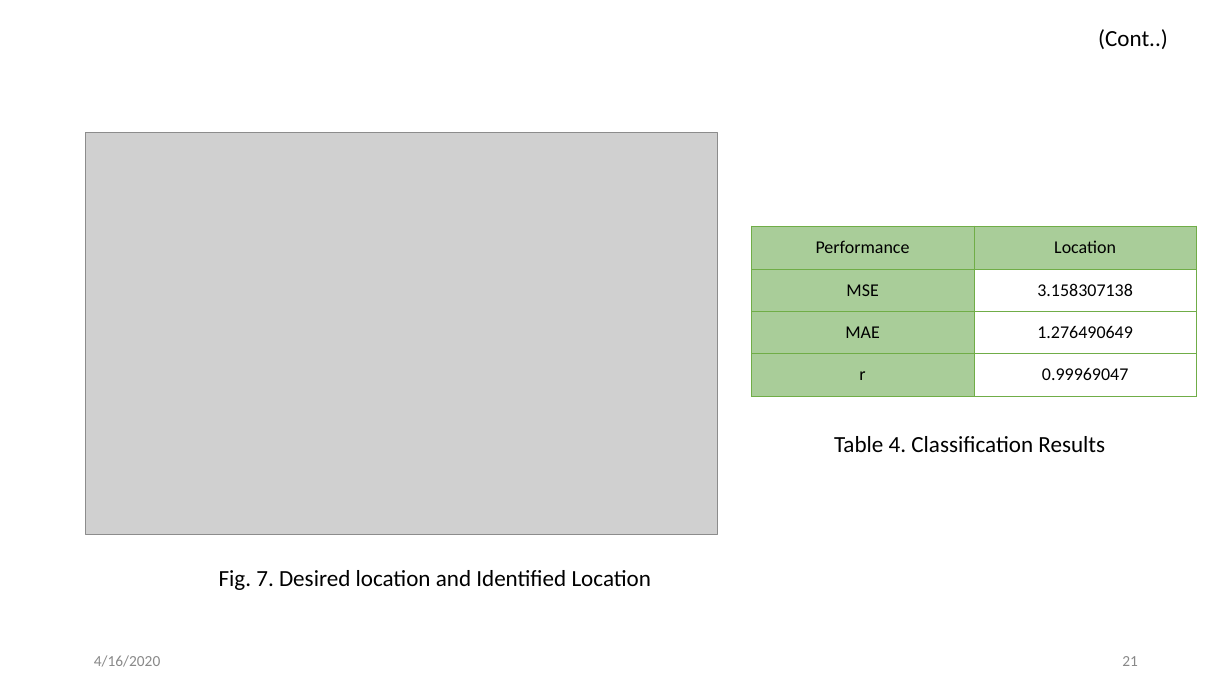
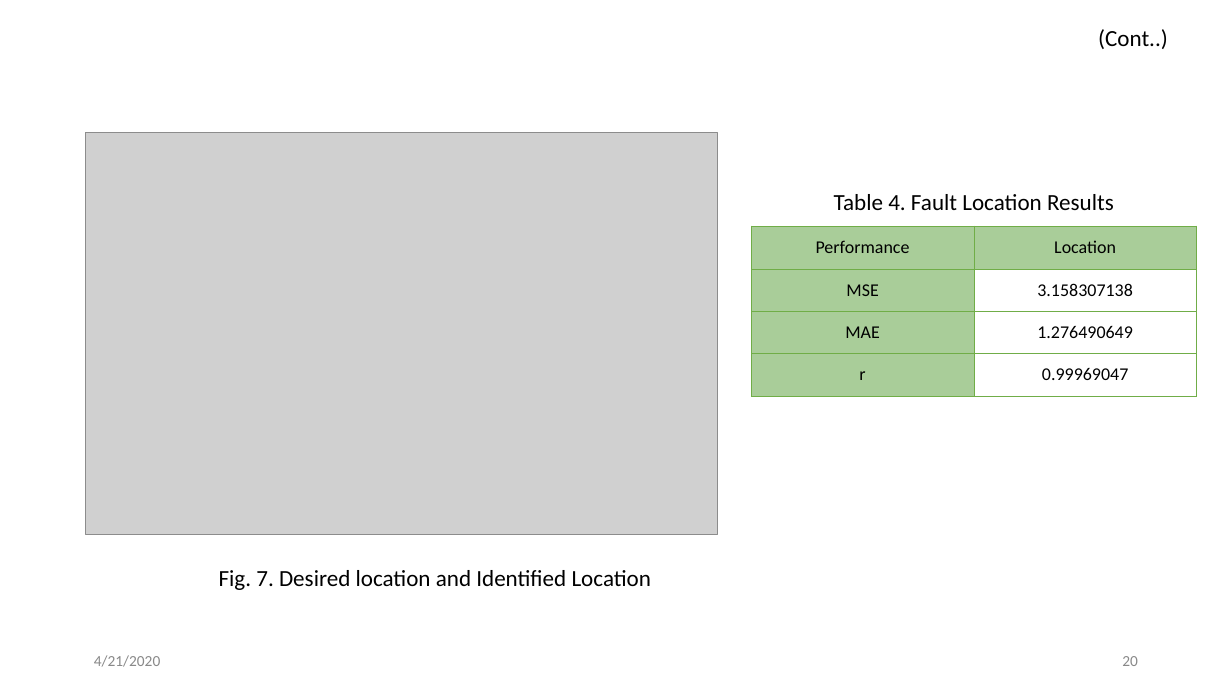
Before and after one commit to svec-final-year-project-eee/Project, a slide deck: slide 20 of Reviews/Final Review/Final Oral Presentation.pptx (slide 21 before the commit). Drawn at 1232x693 pixels with LibreOffice and Linux fonts; fonts in the diff are those of the drawing; grey boxes stand for pictures. Boxes give left, top, right and bottom in pixels: in the first picture for what was removed or moved away, otherwise in the second. Text is boxed around its words. In the diff, an @@ line names an element or a change of style, - is before the commit and + after.

```diff
--- a/Reviews/Final Review/Final Oral Presentation.pptx
+++ b/Reviews/Final Review/Final Oral Presentation.pptx
@@ text at <box>834,194,1114,210</box>: text changed @@
-Table 4. Classification Results
+Table 4. Fault Location Results
@@ text at <box>94,655,160,667</box>: text changed @@
-4/16/2020
+4/21/2020
@@ page number at <box>1122,656,1138,666</box>: text changed @@
-21
+20
```
Also in this commit, not shown: 25 other slides changed, 1 slide removed, 1 other file.
